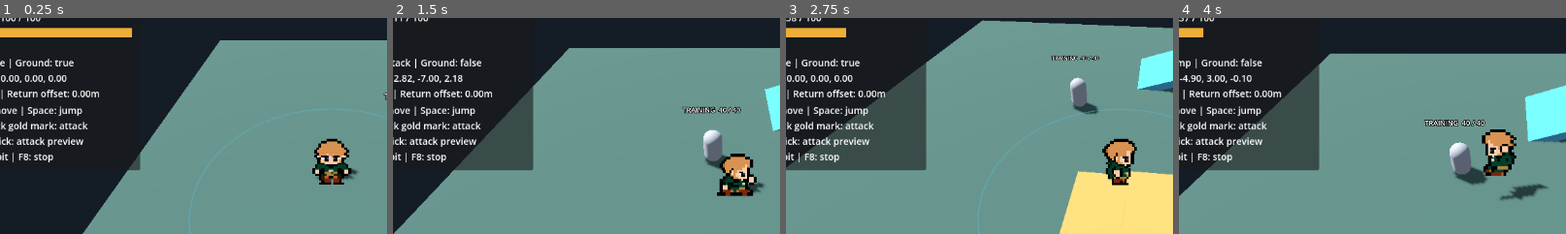
Above: before the commit, frames 1-4 (left to right).
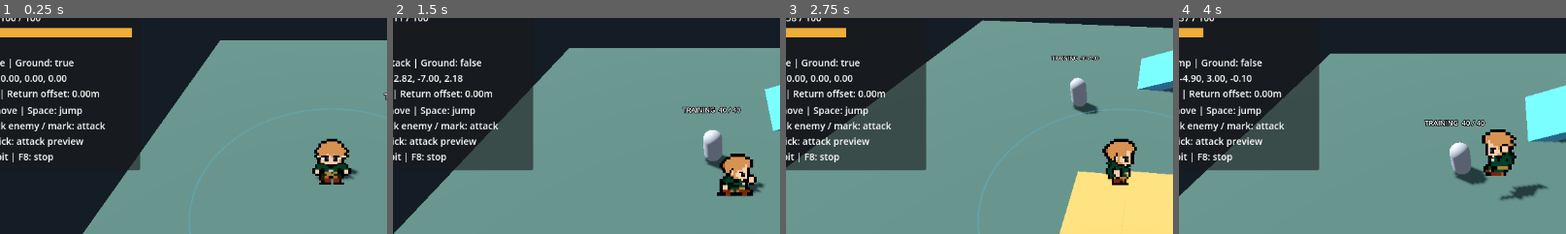
Above: after the commit, the same moments.

Repository: holy572782/forgotten-world
Game: Godot game, scene res://scenes/main.tscn
Same seed, same stepped clock (60 frames per second), same inputs: the game is played once before the commit and once after it.
Inputs (mouse positions are % of the whole screen's width and height, from its top left):
- Up to frame 1 (0.25 s): no input
- Up to frame 2 (1.5 s): tap Enter at 0.5 s; move the mouse to (72, 45) at 0.52 s; hold D (move_right) 0.53-1.28 s; hold J (attack) 0.53-1.28 s; click (72, 45) at 0.67 s; tap Space (jump) at 0.77 s; move the mouse to (30, 55) at 1.27 s; hold S (move_down) from 1.28 s (still down); tap J (attack) at 1.35 s
- Up to frame 3 (2.75 s): tap Space (jump) at 1.52 s; move the mouse to (60, 28) at 2.02 s; release S (move_down) at 2.03 s; hold D (move_right) from 2.03 s (still down); hold J (attack) from 2.03 s (still down); tap Q (camera_left) at 2.1 s
- Up to frame 4 (4 s): move the mouse to (45, 70) at 2.77 s; release D (move_right) at 2.78 s; release J (attack) at 2.78 s; hold W (move_up) 2.78-3.53 s; tap E (camera_right) at 2.85 s; click (45, 70) at 2.92 s; tap Space (jump) at 3.02, 3.77 s; tap J (attack) at 3.05 s; move the mouse to (80, 65) at 3.52 s; hold A (move_left) from 3.53 s (still down); hold J (attack) from 3.53 s (still down); tap K (dodge) at 3.6 s
The pictures show only the part of the screen within x 7-57%, y 15-65%; the shares and areas given below are measured in that part.

The runs differ from the first frame. In frame 1, 0.6% of the frame differs, in the area x 2-28%, y 47-53%; in frame 2, 0.6%; in frame 3, 0.6%; in frame 4, 0.6%.

Commit message:
M06: 敵の体全体と指定部位からのクリック選択に対応
練習敵の体全体と金色マークから攻撃可能に変更。
大型敵向けに選択部位と攻撃地点の対応設定を追加。
選択のヘッドレス・実描画検査、M06・HUD回帰に合格。
追加操作のユーザー確認は待ち。

Diff:
--- a/scenes/enemies/training_enemy.tscn
+++ b/scenes/enemies/training_enemy.tscn
@@ -36,6 +36,7 @@
 balance = SubResource("Health")
 [node name="Targetable" type="Node3D" parent="."]
 script = ExtResource("1")
+click_collider_paths = Array[NodePath]([NodePath("..")])
 [node name="HealthLabel" type="Label3D" parent="Targetable"]
 position = Vector3(0, 2.55, 0)
 billboard = 1
--- a/scenes/ui/hud.tscn
+++ b/scenes/ui/hud.tscn
@@ -76,6 +76,6 @@
 [node name="Controls" type="Label" parent="Root/Panel/Margin/Rows"]
 layout_mode = 2
 text = "WASD: move | Space: jump
-Right click gold mark: attack
+Right click enemy / mark: attack
 J / Left click: attack preview
 Q / E: orbit | F8: stop"
--- a/scripts/combat/targetable.gd
+++ b/scripts/combat/targetable.gd
@@ -1,6 +1,9 @@
 extends Node3D
 ## Place this at an attack point, independently of the enemy's visual centre.
 @export var health_path: NodePath = NodePath("../HealthComponent")
+## Explicit selection volumes: whole body for small enemies, individual parts for bosses.
+## Paths are relative to this attack point. Assign each collider to one Targetable only.
+@export var click_collider_paths: Array[NodePath] = []
 @onready var health: HealthComponent = get_node(health_path)
 @onready var marker: Area3D = $Marker
 
@@ -13,6 +16,14 @@
 func alive() -> bool:
 	return is_instance_valid(health) and health.current_hp > 0.0 and is_visible_in_tree()
 
+func accepts_click(collider: CollisionObject3D) -> bool:
+	if collider == marker:
+		return true
+	for path in click_collider_paths:
+		if not path.is_empty() and get_node_or_null(path) == collider:
+			return true
+	return false
+
 func set_available(available: bool) -> void:
 	marker.visible = available
 	marker.collision_layer = 8 if available else 0
--- a/scripts/player/target_dash.gd
+++ b/scripts/player/target_dash.gd
@@ -91,9 +91,12 @@
 	var ray := PhysicsRayQueryParameters3D.create(origin, origin + camera.project_ray_normal(screen_position) * 200.0, 1 | 4 | 8)
 	ray.collide_with_areas = true
 	var result := body.get_world_3d().direct_space_state.intersect_ray(ray)
-	if result.is_empty() or not result.collider is Area3D: return null
-	var candidate: Node = result.collider.get_parent()
-	if candidate is Target and candidate.marker.visible and can_select(candidate): return candidate
+	if result.is_empty(): return null
+	# Resolve only the frontmost collider. Never select through an unassigned body or wall.
+	for candidate in get_tree().get_nodes_in_group("combat_targets"):
+		if candidate is Target and candidate.accepts_click(result.collider):
+			if candidate.marker.visible and can_select(candidate): return candidate
+			return null
 	return null
 
 func can_select(candidate: Node3D) -> bool:
--- a/tests/m06_target_dash.gd
+++ b/tests/m06_target_dash.gd
@@ -93,9 +93,9 @@
 	_click(Vector2(20, 20))
 	await _ticks(2)
 	_check(not combat.is_busy(), "HUD right click ignored")
-	_click(camera.unproject_position(target.global_position))
-	await _ticks(2)
-	_check(not combat.is_busy(), "Body / ground is not marker")
+	_click(camera.unproject_position(target.global_position + Vector3(1.5, 0, 0)))
+	await _ticks(2)
+	_check(not combat.is_busy(), "Empty ground does not start attack")
 	max_camera_step = 0.0
 	previous_camera = camera.global_position
 	var start_time := Time.get_ticks_msec()
--- /dev/null
+++ b/tests/m06_target_selection.gd
@@ -0,0 +1,77 @@
+extends "res://tests/m06_target_dash.gd"
+## Selection volumes are independent of the ground-level approach/hit point.
+func _run() -> void:
+	root.size = Vector2i(1152, 720)
+	Engine.max_fps = 60
+	main = load("res://scenes/main.tscn").instantiate()
+	root.add_child(main)
+	player = main.get_node("Player")
+	combat = player.get_node("TargetDash")
+	sprite = player.get_node("AnimatedSprite3D")
+	enemy = main.get_node("TrainingEnemy")
+	target = enemy.get_node("Targetable")
+	combat.hit.connect(func(selected: Node):
+		hits += 1
+		_check(selected == target, "Hit resolves to selected attack point"))
+	await _ticks(20)
+	var origin := player.global_position
+	var camera: Camera3D = main.get_node("CameraRig").camera
+	for height in [0.25, 0.75, 1.25]:
+		var screen := camera.unproject_position(enemy.global_position + Vector3.UP * height)
+		_check(combat.pick_target(screen) == target, "Body lower/middle/upper selects " + str(height))
+	_check(combat.pick_target(camera.unproject_position(target.marker.global_position)) == target, "Gold marker retained")
+	_click(camera.unproject_position(enemy.global_position + Vector3.UP * 0.75))
+	await _ticks(3)
+	_check(combat.state == combat.State.Approach, "Body right click starts approach")
+	await _wait_idle()
+	_check(hits == 1 and target.health.current_hp == 30.0, "Body click deals one hit")
+	_check(player.global_position.distance_to(origin) < 0.03, "Body click returns to origin")
+	await _ticks(3)
+	# A blocker in the camera ray is rejected even when the player-to-enemy route is clear.
+	var blocker := _block(camera.global_position.lerp(enemy.global_position + Vector3.UP * 0.75, 0.5), Vector3.ONE)
+	await _ticks(3)
+	_check(combat.pick_target(camera.unproject_position(enemy.global_position + Vector3.UP * 0.75)) == null, "No selection through foreground wall")
+	blocker.queue_free()
+	await _settle(origin - Vector3(6, 0, 0))
+	_check(combat.pick_target(camera.unproject_position(enemy.global_position + Vector3.UP * 0.75)) == null, "Out-of-range body rejected")
+	await _settle(origin)
+	# Boss-style fixture: whole-body picking disabled, two independent Targetables share HP.
+	var body_target: Node3D = target
+	body_target.click_collider_paths.clear()
+	var part := Area3D.new()
+	part.name = "AttackPart"
+	part.collision_layer = 8
+	part.collision_mask = 0
+	part.monitoring = false
+	var shape := CollisionShape3D.new()
+	var sphere := SphereShape3D.new()
+	sphere.radius = 0.3
+	shape.shape = sphere
+	part.add_child(shape)
+	enemy.add_child(part)
+	part.position = Vector3(-0.9, 0.75, 0)
+	target = body_target.duplicate()
+	target.name = "PartTarget"
+	target.position = Vector3(-0.9, 0, 0)
+	var part_paths: Array[NodePath] = [NodePath("../AttackPart")]
+	target.click_collider_paths = part_paths
+	enemy.add_child(target)
+	await _ticks(4)
+	_check(combat.pick_target(camera.unproject_position(enemy.global_position + Vector3.UP * 0.75)) == null, "Unassigned boss body not selectable")
+	_check(combat.pick_target(camera.unproject_position(part.global_position)) == target, "Part collider selects its own attack point")
+	_check(combat.pick_target(camera.unproject_position(body_target.marker.global_position)) == body_target, "Other point marker remains distinct")
+	_click(camera.unproject_position(part.global_position))
+	await _ticks(3)
+	_check(combat.target == target and combat.state == combat.State.Approach, "Part right click selects intended point")
+	await _wait_idle()
+	_check(hits == 2 and target.health.current_hp == 20.0, "Part shares enemy HP and deals one hit")
+	_check(player.global_position.distance_to(origin) < 0.03, "Part attack returns")
+	target.health.damage(100.0)
+	await _ticks(3)
+	_check(combat.pick_target(camera.unproject_position(part.global_position)) == null, "Dead part rejected")
+	if failures.is_empty(): print("PASS M06 selection: whole body, markers, assigned parts, shared HP, occlusion, range and return")
+	else:
+		for failure in failures: push_error(failure)
+	main.queue_free()
+	await process_frame
+	quit(0 if failures.is_empty() else 1)
Not shown, added: tests/m06_target_selection.gd.uid
Not shown, changed: docs/08_DECISIONS.md
Not shown, changed: docs/10_SYSTEM_SPEC_GODOT.md
Not shown, changed: docs/11_CODEX_IMPLEMENTATION_PLAN.md
Not shown, changed: docs/12_TEST_PLAN.md
Not shown, changed: docs/14_TARGET_DASH_COMBAT_SPEC.md
Not shown, changed: docs/DEVELOPMENT_STATUS.md
